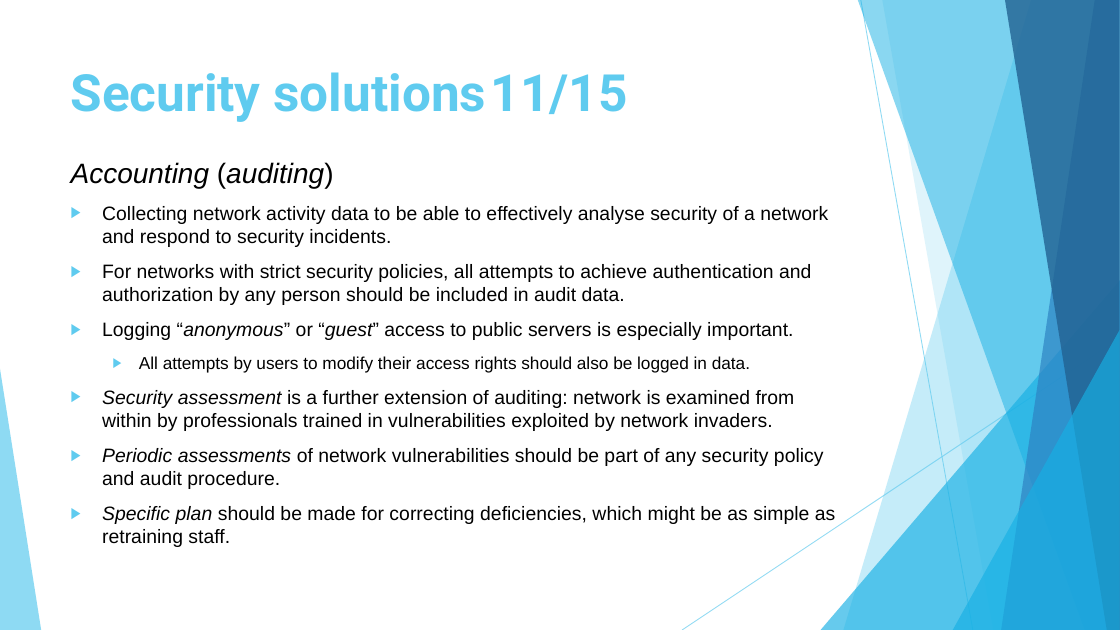
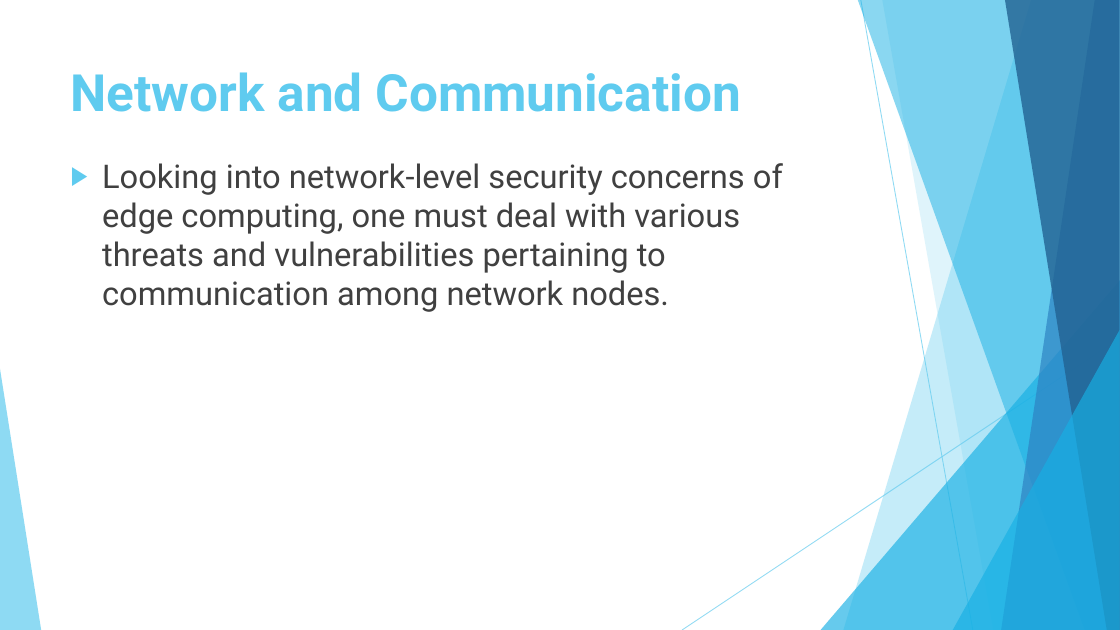
Before and after one commit to s2n-cnit/phd-stiet-cyber-security-approaches-cloud-edge-environments, a slide deck: slide 38 of slides/slides-4.pptx (slide 39 before the commit). Drawn at 1120x630 pixels with LibreOffice and Linux fonts; fonts in the diff are those of the drawing; background and template pictures are left out. Boxes give left, top, right and bottom in pixels: in the first picture for what was removed or moved away, otherwise in the second. Text is boxed around its words. In the diff, an @@ line names an element or a change of style, - is before the commit and + after.

```diff
--- a/slides/slides-4.pptx
+++ b/slides/slides-4.pptx
@@ title at [71, 72, 740, 112]: text changed @@
-Security solutions 11/15
+Network and Communication
@@ text at [102, 163, 783, 312]: text changed; size 16.6 to 28 pt; font Arial to Roboto; text colour #000000 to #404040 @@
-Accounting (auditing)
-▶ Collecting network activity data to be able to effectively analyse security of a network and respond to security incidents.
-▶ For networks with strict security policies, all attempts to achieve authentication and authorization by any person should be included in audit data.
-▶ Logging “anonymous” or “guest” access to public servers is especially important.
-  ▶ All attempts by users to modify their access rights should also be logged in data.
-▶ Security assessment is a further extension of auditing: network is examined from within by professionals trained in vulnerabilities exploited by network invaders.
-▶ Periodic assessments of network vulnerabilities should be part of any security policy and audit procedure.
-▶ Specific plan should be made for correcting deficiencies, which might be as simple as retraining staff.
+▶ Looking into network-level security concerns of edge computing, one must deal with various threats and vulnerabilities pertaining to communication among network nodes.
```
Also in this commit, not shown: 34 other slides changed, 93 slides added, 10 slides removed, 12 other files.
